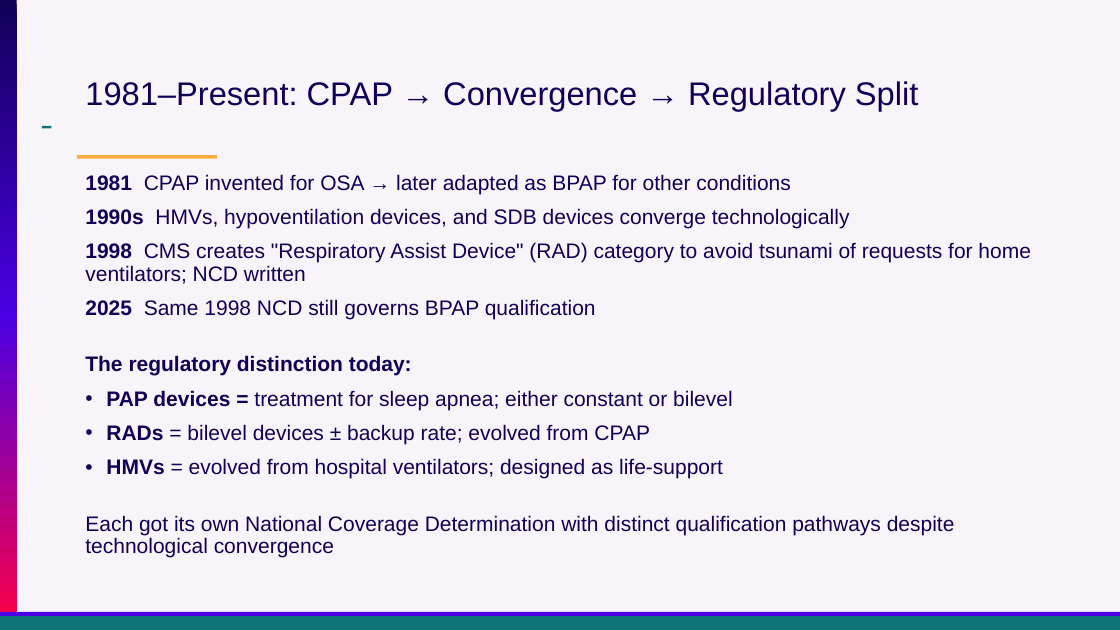
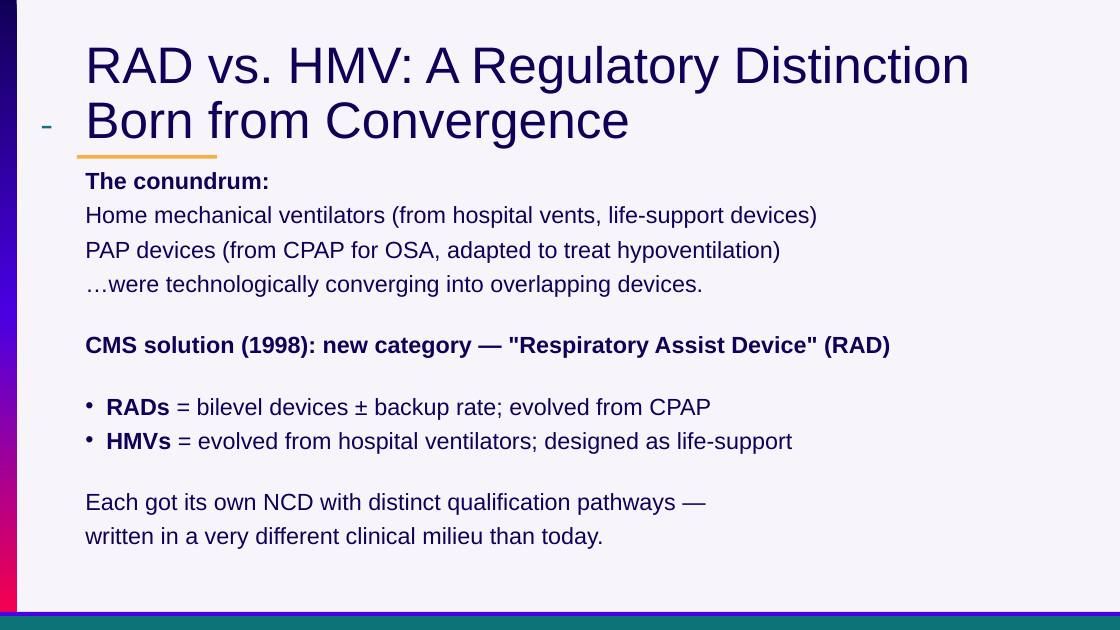
Before and after one commit to reblocke/clinical_talks, a slide deck: slide 29 of archive/Presentations/Locke Utah ACP OHS 2026.pptx (slide 28 before the commit). Drawn at 1120x630 pixels with LibreOffice and Linux fonts; fonts in the diff are those of the drawing. Boxes give left, top, right and bottom in pixels: in the first picture for what was removed or moved away, otherwise in the second. Text is boxed around its words. In the diff, an @@ line names an element or a change of style, - is before the commit and + after.

```diff
--- a/archive/Presentations/Locke Utah ACP OHS 2026.pptx
+++ b/archive/Presentations/Locke Utah ACP OHS 2026.pptx
@@ title at <box>85,45,971,148</box>: text changed; size 28 to 44 pt @@
-1981–Present: CPAP → Convergence → Regulatory Split
+RAD vs. HMV: A Regulatory Distinction Born from Convergence
@@ text at <box>85,172,890,358</box>: text changed; size 18 to 20 pt @@
-1981 CPAP invented for OSA → later adapted as BPAP for other conditions
-1990s HMVs, hypoventilation devices, and SDB devices converge technologically
-1998 CMS creates "Respiratory Assist Device" (RAD) category to avoid tsunami of requests for home ventilators; NCD written
-2025 Same 1998 NCD still governs BPAP qualification
-The regulatory distinction today:
-• PAP devices = treatment for sleep apnea; either constant or bilevel
+The conundrum:
+Home mechanical ventilators (from hospital vents, life-support devices)
+PAP devices (from CPAP for OSA, adapted to treat hypoventilation)
+…were technologically converging into overlapping devices.
+CMS solution (1998): new category — "Respiratory Assist Device" (RAD)
@@ text at <box>106,398,792,454</box>: size 18 to 20 pt in "RADs = bilevel devices ± backup rate; ...", "HMVs = evolved from hospital ventilators; designed ..."; line spacing 0.9 to 0.8 @@
@@ text at <box>85,493,676,549</box>: text changed; size 18 to 20 pt @@
-Each got its own National Coverage Determination with distinct qualification pathways despite technological convergence
+Each got its own NCD with distinct qualification pathways —
+written in a very different clinical milieu than today.
```
Also in this commit, not shown: 25 other slides changed, 7 slides added, 8 slides removed, 1 other file.
